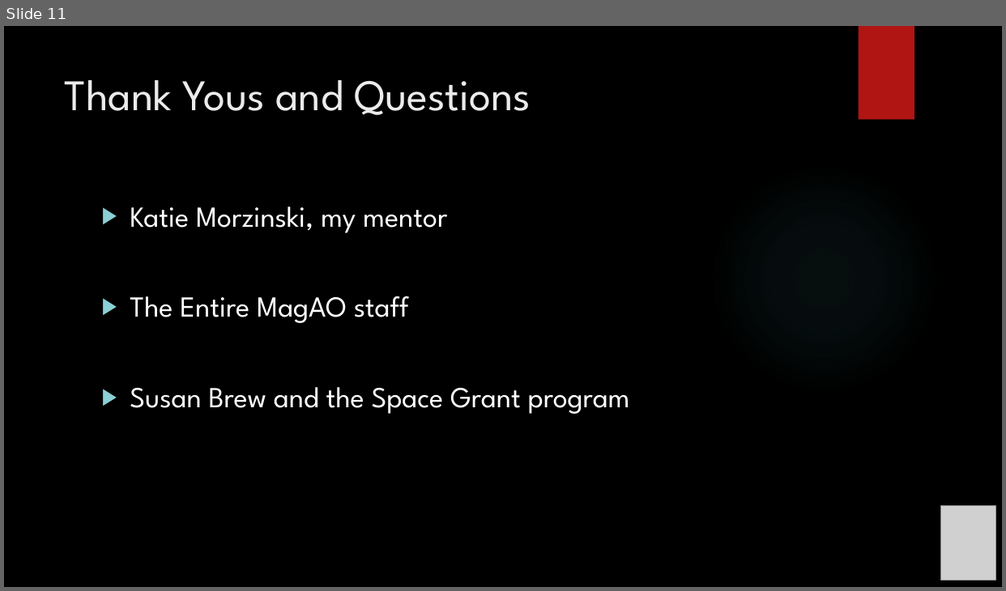
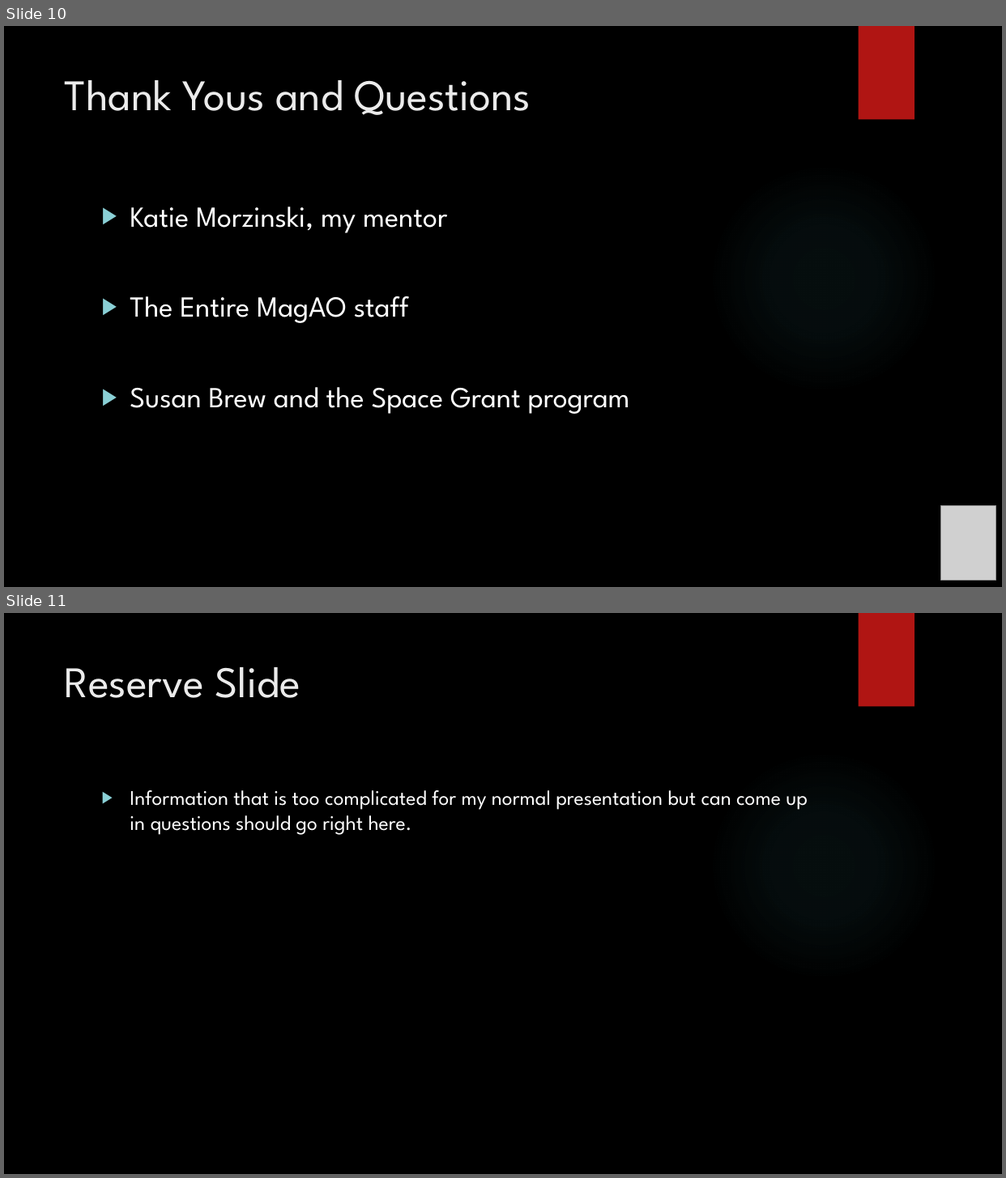
Before and after one commit to exoworlds/clio2016-2017, a slide deck: notes/symposium_presentation.pptx. Shown one above the other, each under a label of ours: slide 11 before the commit, slides 10 and 11 after it. The pictures are 1006x591 and 1006x1178 pixels, drawn with LibreOffice and Linux fonts; fonts in the diff are those of the drawing; grey boxes stand for pictures; background and template pictures are left out. Boxes give left, top, right and bottom in pixels: in the first picture for what was removed or moved away, otherwise in the second. Text is boxed around its words. In the diff, an @@ line names an element or a change of style, - is before the commit and + after.

```diff
--- a/notes/symposium_presentation.pptx
+++ b/notes/symposium_presentation.pptx
@@ slide 11 added at bbox=[4, 613, 1002, 1174], background picture (left out); not listed: 2 template elements that a slide beside it also shows @@
@@ title added at bbox=[65, 667, 300, 698], 42 pt, text #EBEBEB @@
+Reserve Slide
@@ text added at bbox=[130, 790, 808, 835], 20 pt, text #FFFFFF @@
+▶ Information that is too complicated for my normal presentation but can come up in questions should go right here.
@@ what was slide 11 is now slide 10 @@
```
Also in this commit, not shown: 5 slides changed, 1 slide removed, 1 other file.
